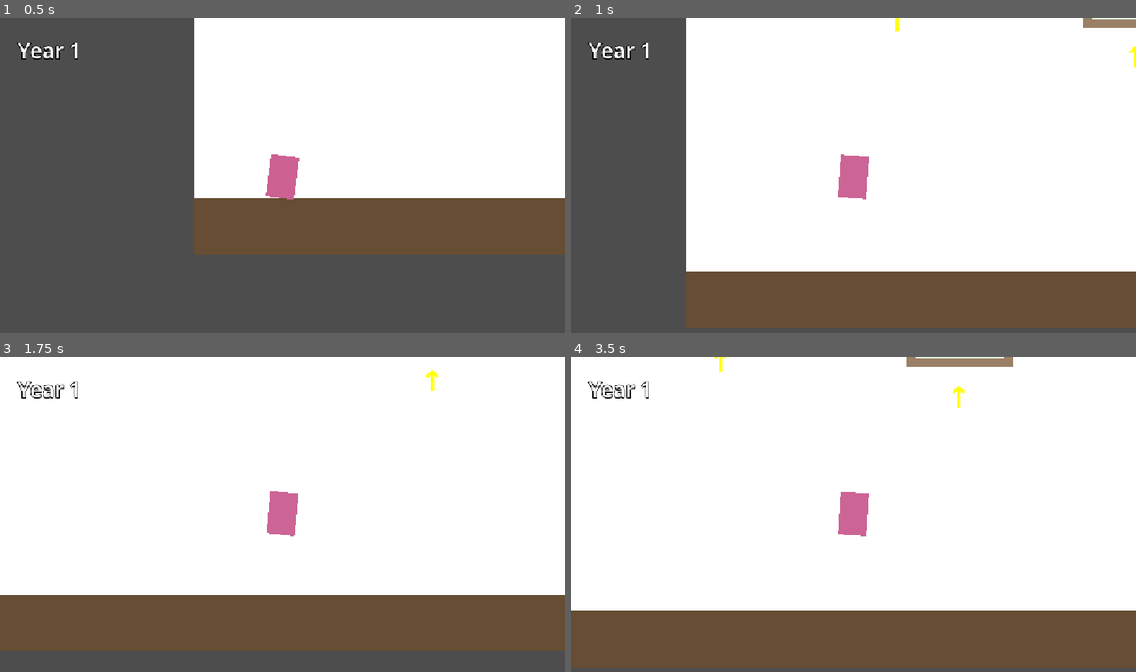
Above: before the commit, frames 1-4 (two rows, left to right).
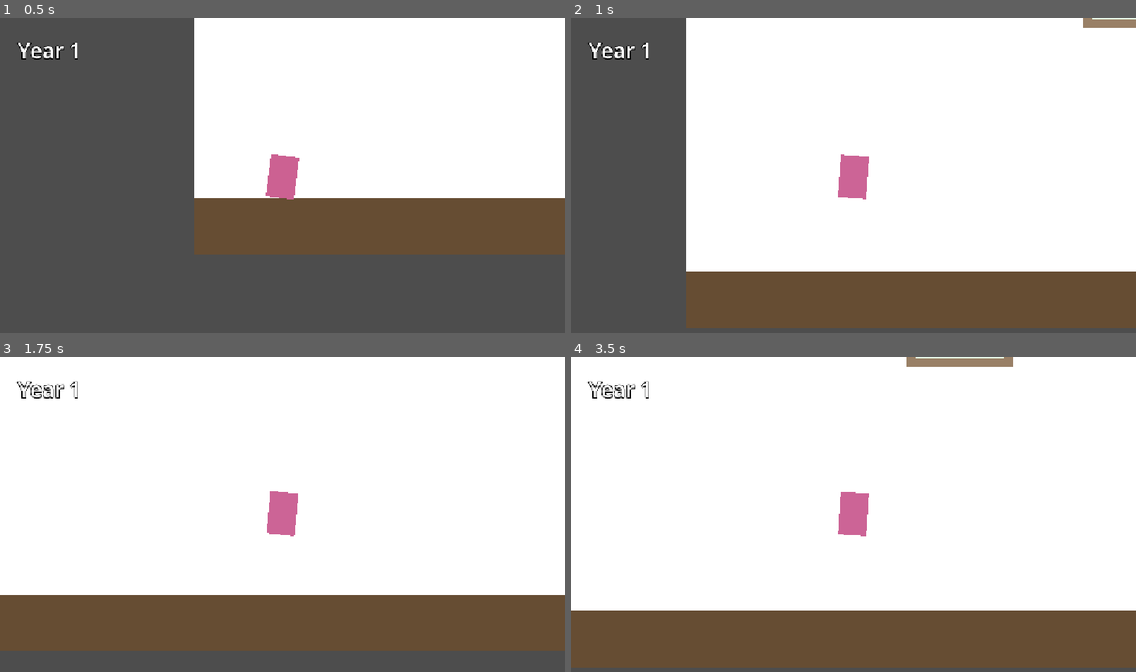
Above: after the commit, the same moments.

Repository: lasse-byte/anniversary-game
Game: Godot game, scene res://main.tscn
Two runs of this game, one before a commit and one after it. Both use one fixed random seed, a clock stepped at 60 frames per second and the inputs below.
Inputs:
- Up to frame 1 (0.5 s): no input
- Up to frame 2 (1 s): tap Enter (ui_accept) at 0.5, 0.77 s; hold D (move_right) from 0.53 s (still down)
- Up to frame 3 (1.75 s): keep holding D (move_right); tap Enter (ui_accept) at 1.52 s
- Up to frame 4 (3.5 s): release D (move_right) at 2.03 s; hold A (move_left) 2.03-2.78 s; hold D (move_right) from 2.78 s (still down); tap Enter (ui_accept) at 3.02 s

Frame 1 is identical in both runs. In frame 2, less than 0.1% of the frame differs, in the area x 56-100%, y 0-16%; in frame 3, less than 0.1%; in frame 4, 0.1%, in the area x 25-70%, y 0-17%.

Commit message:
Fix arrow visibility: toggle based on player position, remove debug output
Co-authored-by: lasse-byte <257569380+lasse-byte@users.noreply.github.com>

Diff:
--- a/picture_frame.gd
+++ b/picture_frame.gd
@@ -5,22 +5,6 @@
 @onready var up_arrow = $UpArrow
 
 func _ready():
-	# Debug: Check if nodes exist
-	if not up_arrow:
-		push_error("UpArrow node not found!")
-	else:
-		print("Frame: ", name, " - UpArrow found at global pos: ", up_arrow.global_position, " visible: ", up_arrow.visible)
-		print("  offset_left: ", up_arrow.offset_left, " offset_top: ", up_arrow.offset_top)
-
-	var detection_area = $DetectionArea
-	if not detection_area:
-		push_error("DetectionArea not found!")
-	else:
-		print("Frame: ", name, " - DetectionArea at global pos: ", detection_area.global_position)
-		print("  local position: ", detection_area.position)
-
-	print("Frame: ", name, " - Frame global position: ", global_position, " size: ", size)
-
 	# Check if Picture node has a Sprite2D child for custom texture
 	var sprite = picture.get_node_or_null("Sprite2D")
 	if sprite and sprite.texture:
@@ -84,21 +68,13 @@
 		detection_area.position.y = size.y + 20
 
 func _on_detection_area_body_entered(body):
-	print("Body entered detection area: ", body.name)
 	if body.name == "Player":
-		print("Player detected! Showing arrow")
 		up_arrow.visible = true
 		if body.has_method("add_nearby_frame"):
 			body.add_nearby_frame(self)
-		else:
-			push_warning("Player doesn't have add_nearby_frame method")
 
 func _on_detection_area_body_exited(body):
-	print("Body exited detection area: ", body.name)
 	if body.name == "Player":
-		print("Player left! Hiding arrow")
 		up_arrow.visible = false
 		if body.has_method("remove_nearby_frame"):
 			body.remove_nearby_frame(self)
-		else:
-			push_warning("Player doesn't have remove_nearby_frame method")
--- a/picture_frame.tscn
+++ b/picture_frame.tscn
@@ -52,7 +52,7 @@
 shape = SubResource("RectangleShape2D_detect")
 
 [node name="UpArrow" type="Label" parent="."]
-visible = true
+visible = false
 offset_left = 40.0
 offset_top = 170.0
 offset_right = 80.0
